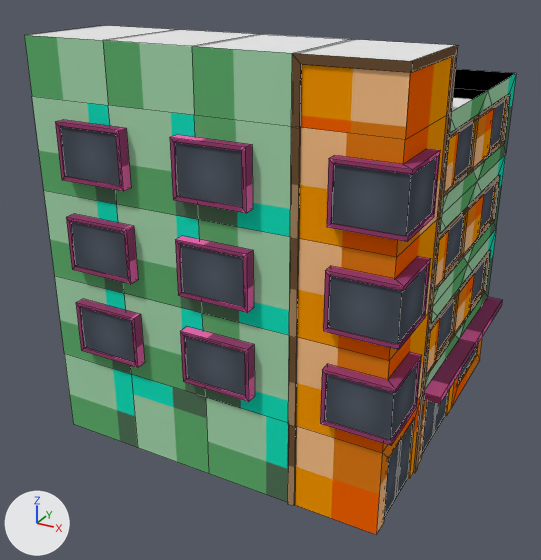
A saved change to the Blender file Assets/Models/houses/house5/house5.blend.
Rendered twice from a 50 mm lens placed at (4.75, -13.85, 13.41), pointed at (-5.19, 4.23, 4.37). Arrows for +X, +Y and +Z are at lower left; the lights stay in place. Mesh edges are drawn as thin lines.

Names of what the first picture shows: 'house5'.
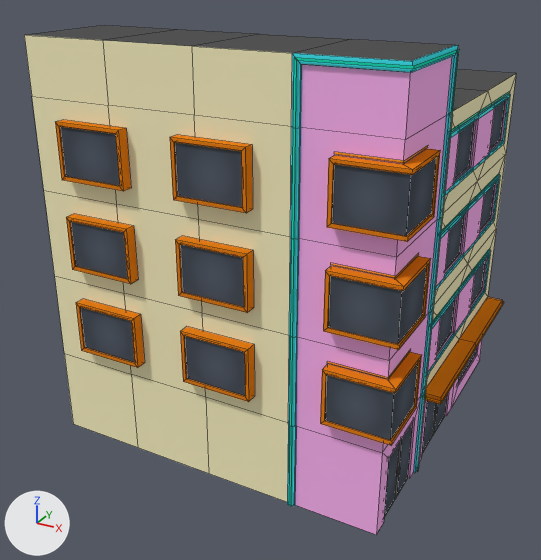
What differs and where, as boxes [x1, y1, x2, y2] in the pictures (541 x 560 px):
part 1 of me_cube, added: after [327, 349, 411, 379]
part 2 of me_cube, added: after [331, 253, 419, 278]
part 3 of me_cube, added: after [334, 145, 428, 163]
part 4 of me_cube, added (cyan): after [289, 49, 459, 506]
part 5 of me_cube, built on: after [424, 91, 510, 403]
part 6 of me_cube, surface changed: [24, 25, 516, 535] in both

The change, as a list of edits to the scene's bpy script:
```text
Change me_cube:
    used by ob_house5; location = (0.0, 0.0, 0.0); rotation_euler = (-1.571, -3.142, 0.0), in degrees (-90, -180, 0)
    remove me_cube.from_pydata(...)  # 587 vertices, 478 faces; spans x -0.5..10.0, y 0.0..11.5, z 0.0..10.3
    add me_cube.from_pydata(...)  # 671 vertices, 512 faces; spans x -0.55..10.0, y 0.0..11.5, z 0.0..10.35
    me_cube part 1: the loose piece of 6 vertices spanning x -0.25..1.4, y 3.1..4.4, z 0.05..1.7 is copied, and the copy is scaled about its middle by (0.921, 0.0385, 0.921), then moved by (0.16, 0.81, 0.16); it spans x -0.02..1.5, y 4.53..4.58, z 0.28..1.8
    me_cube part 2: the loose piece of 6 vertices spanning x -0.25..1.4, y 5.6..6.9, z 0.05..1.7 is copied, and the copy is scaled about its middle by (0.921, 0.0385, 0.921), then moved by (0.16, 0.81, 0.16); it spans x -0.02..1.5, y 7.03..7.08, z 0.28..1.8
    me_cube part 3: the loose piece of 6 vertices spanning x -0.25..1.4, y 8.1..9.4, z 0.05..1.7 is copied, and the copy is scaled about its middle by (0.921, 0.0385, 0.921), then moved by (0.16, 0.8, 0.16); it spans x -0.02..1.5, y 9.53..9.58, z 0.28..1.8
    me_cube part 4: a new loose piece of 26 vertices spanning x -0.1..2.43, y 0.0..11.43, z 0.2..3.23, in mat_house5 (picture img_miamiatlas_png)
    me_cube part 5
    1 face is deleted
    20 vertices are added at x -0.55..0.0, y 2.37..9.53, z 3.25..10.35
    15 new vertices lie (0.0, 0.05, 0.0) away from vertices in x -0.03, y 4.53..9.53, z 3.3..9.55
    5 new vertices lie (0.0, 0.06, 0.0) away from vertices in x -0.55..0.0, y 2.37, z 3.25..10.35
    17 new faces join them
    me_cube part 6: 455 kept faces spanning x -0.5..10.0, y 0.0..11.5, z 0.0..10.3 get new texture (UV) coordinates
```
